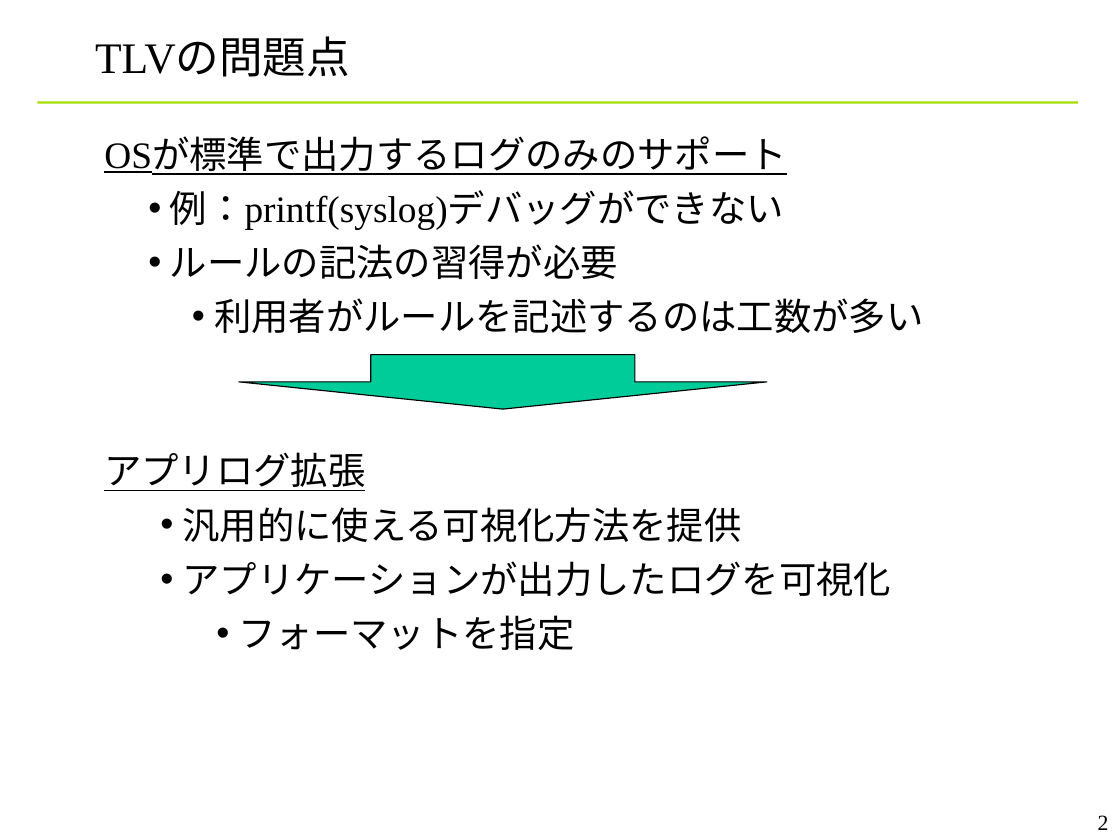
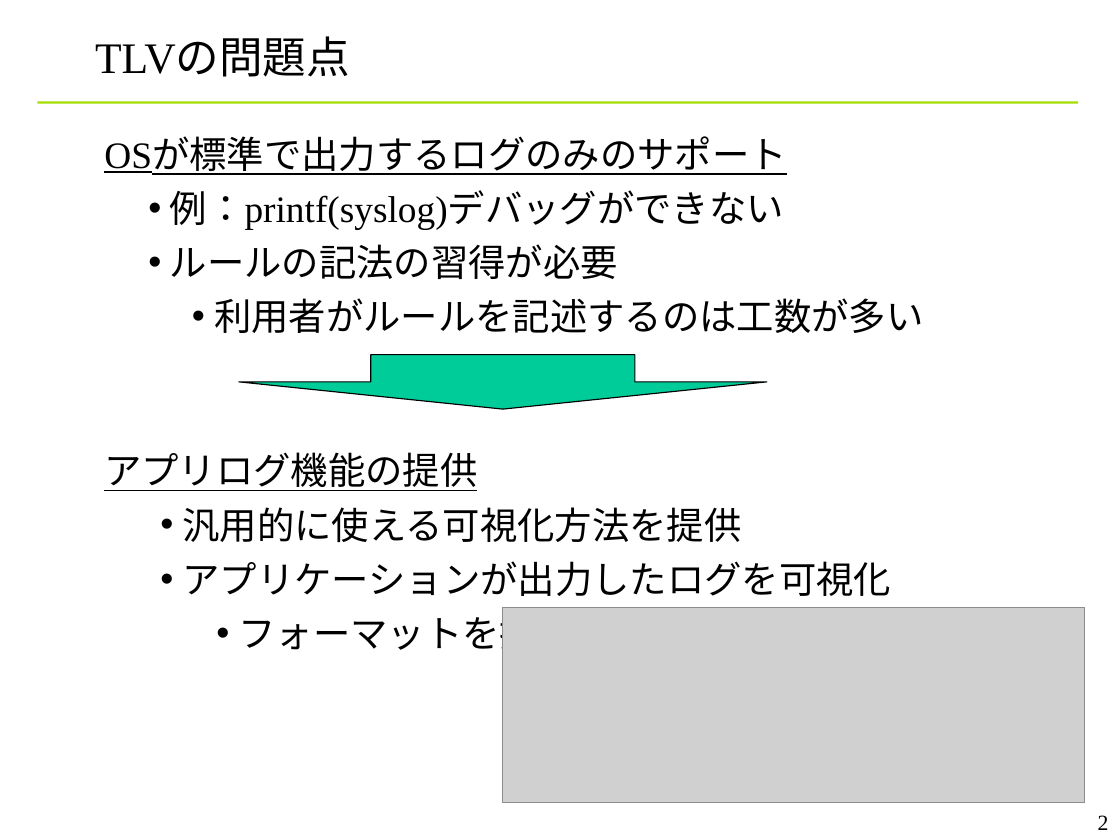
Before and after one commit to YixiaoLi/tlv4mc, a slide deck: slide 2 of doc/phase4/joho_koukankai/ojl-2nd-comm-yanagi.ppt. Drawn at 1120x840 pixels with LibreOffice and Linux fonts; fonts in the diff are those of the drawing; grey boxes stand for pictures; background and template pictures are left out. Boxes give left, top, right and bottom in pixels: in the first picture for what was removed or moved away, otherwise in the second. Text is boxed around its words. In the diff, an @@ line names an element or a change of style, - is before the commit and + after.

```diff
--- a/doc/phase4/joho_koukankai/ojl-2nd-comm-yanagi.ppt
+++ b/doc/phase4/joho_koukankai/ojl-2nd-comm-yanagi.ppt
@@ text at bbox=[104, 452, 477, 491]: text changed @@
-アプリログ拡張
+アプリログ機能の提供
@@ picture added at bbox=[503, 607, 1085, 802] @@
```
Also in this commit, not shown: 1 other slide changed, 1 slide added.
